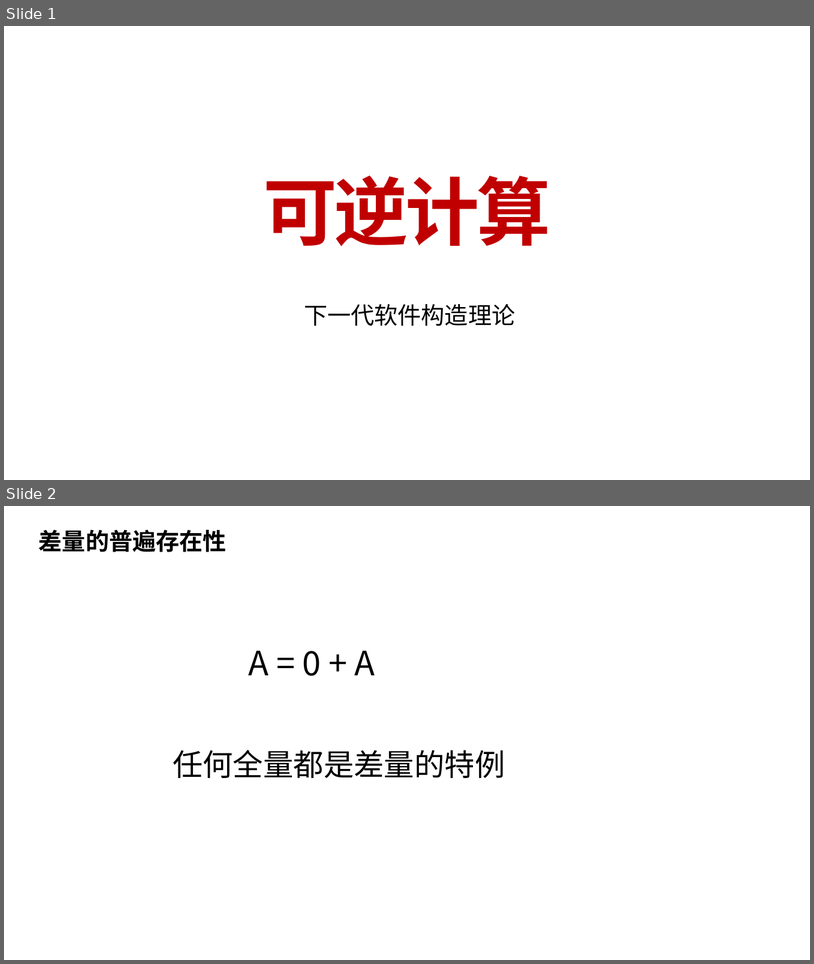
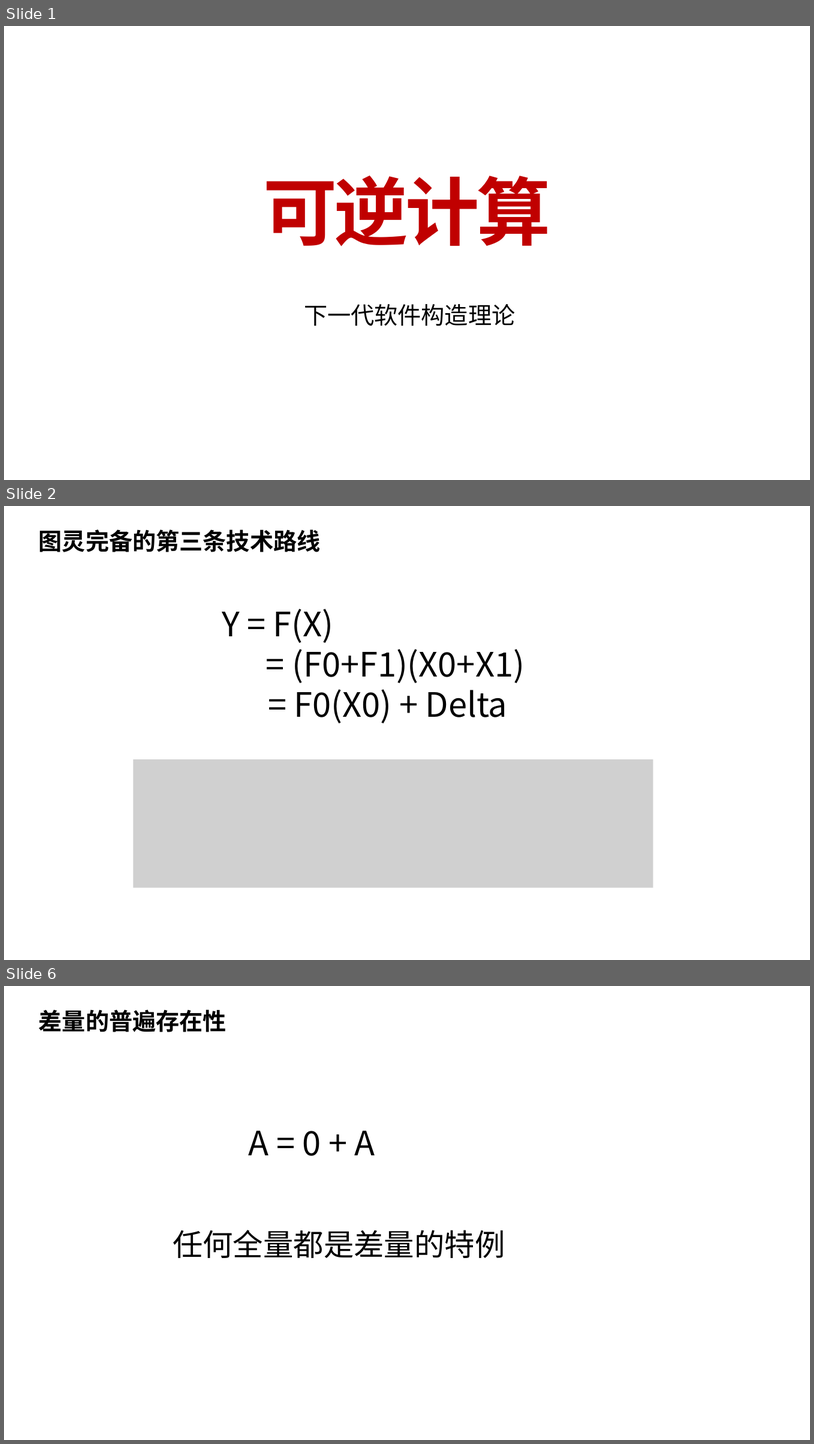
Before and after one commit to nop-platform/nop-entropy-docs, a slide deck: src/ppt/theory-of-reversible-computation.pptx. Shown one above the other, each under a label of ours: slides 1 and 2 before the commit, slides 1, 2 and 6 after it; the slides between them are not shown. The pictures are 814x964 and 814x1444 pixels, drawn with LibreOffice and Linux fonts; fonts in the diff are those of the drawing; grey boxes stand for pictures. Boxes give left, top, right and bottom in pixels: in the first picture for what was removed or moved away, otherwise in the second. Text is boxed around its words. In the diff, an @@ line names an element or a change of style, - is before the commit and + after.

```diff
--- a/src/ppt/theory-of-reversible-computation.pptx
+++ b/src/ppt/theory-of-reversible-computation.pptx
@@ slide 2 added at bbox=[4, 506, 810, 960], background #FFFFFF @@
@@ text added at bbox=[39, 529, 321, 552], 28 pt, text #000000, bold @@
+图灵完备的第三条技术路线
@@ text added at bbox=[222, 609, 525, 723], 40 pt, text #000000 @@
+Y = F(X)
+= (F0+F1)(X0+X1)
+= F0(X0) + Delta
@@ picture added at bbox=[134, 759, 654, 887] @@
@@ what was slide 2 is now slide 6 @@
```
Also in this commit, not shown: 2 slides changed, 12 other slides added, 1 other file.
